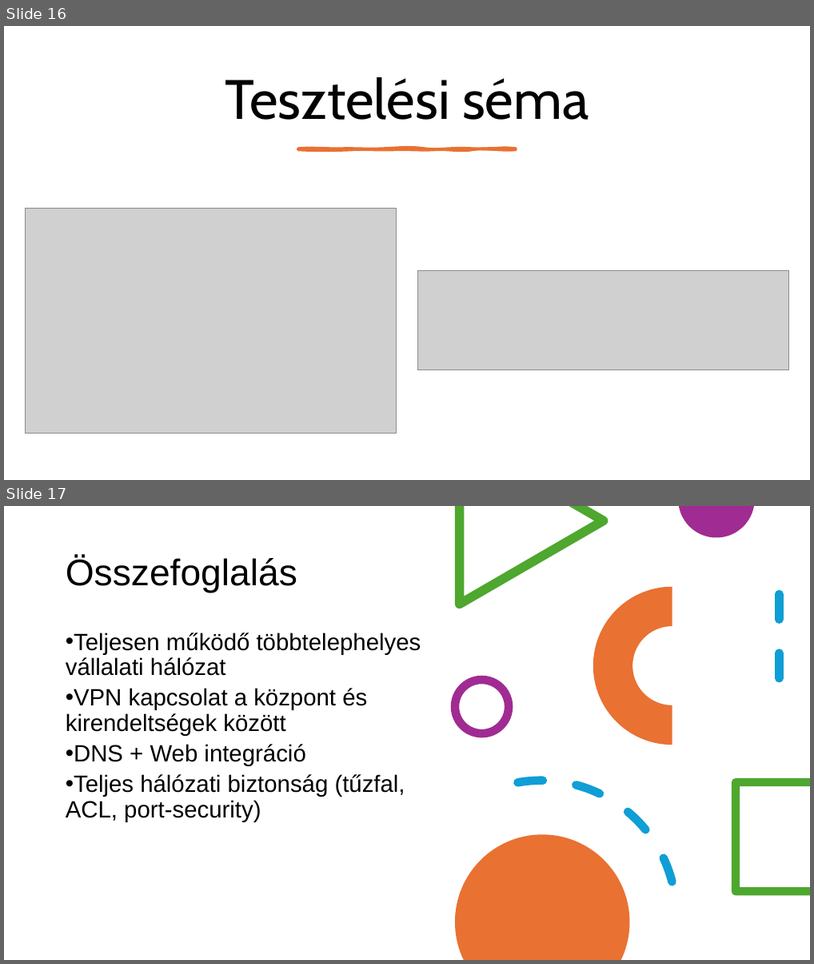
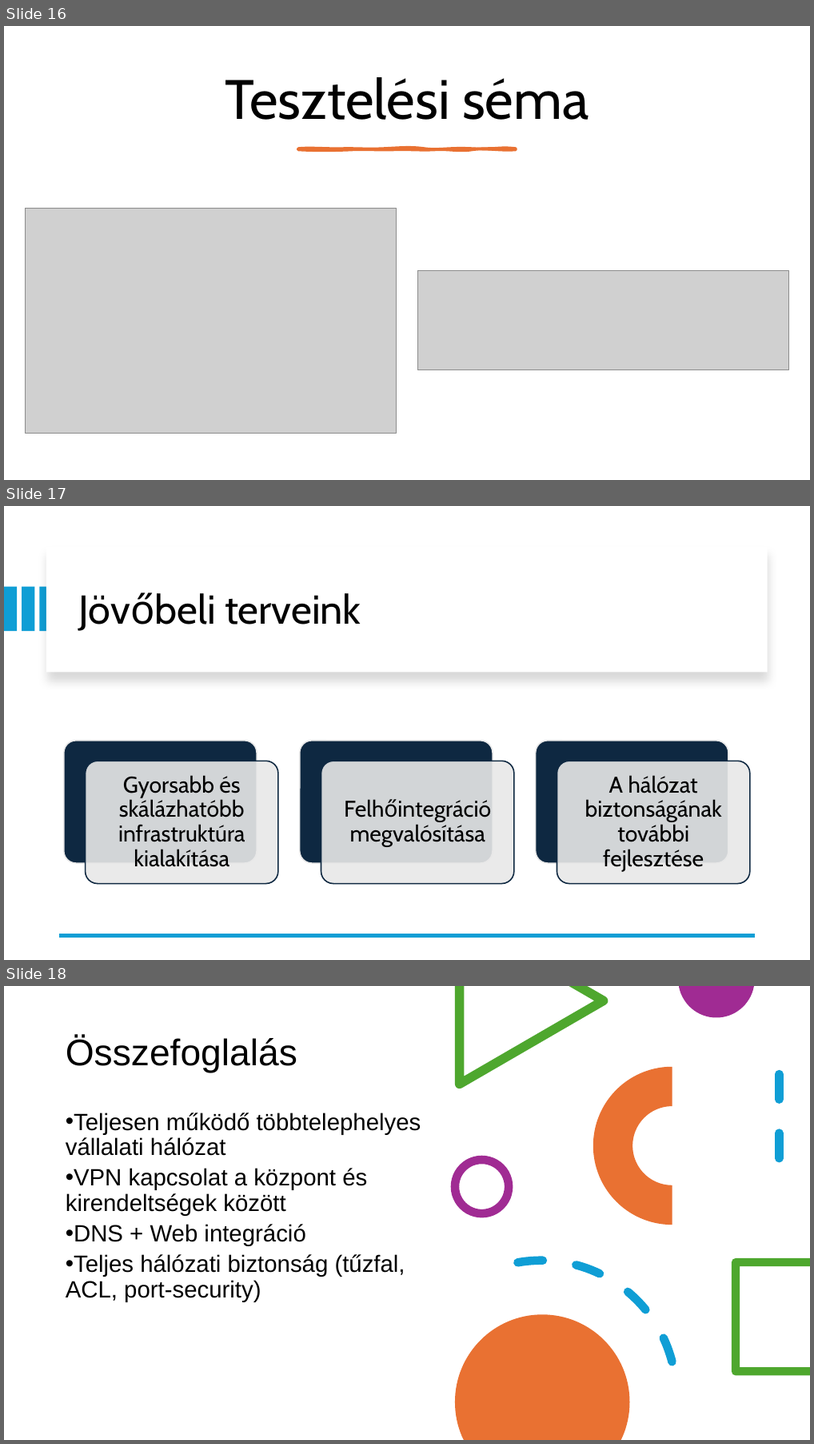
Before and after one commit to elekesbalint/RAMriders, a slide deck: CseGe Kft prototype.pptx. Shown one above the other, each under a label of ours: slides 16 and 17 before the commit, slides 16, 17 and 18 after it. The pictures are 814x964 and 814x1444 pixels, drawn with LibreOffice and Linux fonts; fonts in the diff are those of the drawing; grey boxes stand for pictures. Boxes give left, top, right and bottom in pixels: in the first picture for what was removed or moved away, otherwise in the second. Text is boxed around its words. In the diff, an @@ line names an element or a change of style, - is before the commit and + after.

```diff
--- a/CseGe Kft prototype.pptx
+++ b/CseGe Kft prototype.pptx
@@ slide 17 added at (x1=4, y1=506, x2=810, y2=960), background #FFFFFF @@
@@ rectangle added at (x1=46, y1=547, x2=768, y2=672), fill #FFFFFF @@
@@ rectangle added at (x1=4, y1=587, x2=17, y2=632), fill #0F9ED5 @@
@@ rectangle added at (x1=22, y1=587, x2=34, y2=632), fill #0F9ED5 @@
@@ rectangle added at (x1=40, y1=587, x2=52, y2=632), fill #0F9ED5 @@
@@ title added at (x1=225, y1=593, x2=361, y2=624), 48 pt, text #000000 @@
+Jövőbeli terveink
@@ group added at (x1=64, y1=740, x2=750, y2=884): 6 rounded rectangles, 3 texts @@
+Gyorsabb és skálázhatóbb infrastruktúra kialakítása
+Felhőintegráció megvalósítása
+A hálózat biztonságának további fejlesztése
@@ line added from (755, 935) to (60, 935), #0F9ED5 4.5 pt @@
@@ what was slide 17 is now slide 18 @@
```
Also in this commit, not shown: 1 slide changed, 1 other slide added, 2 other files.
